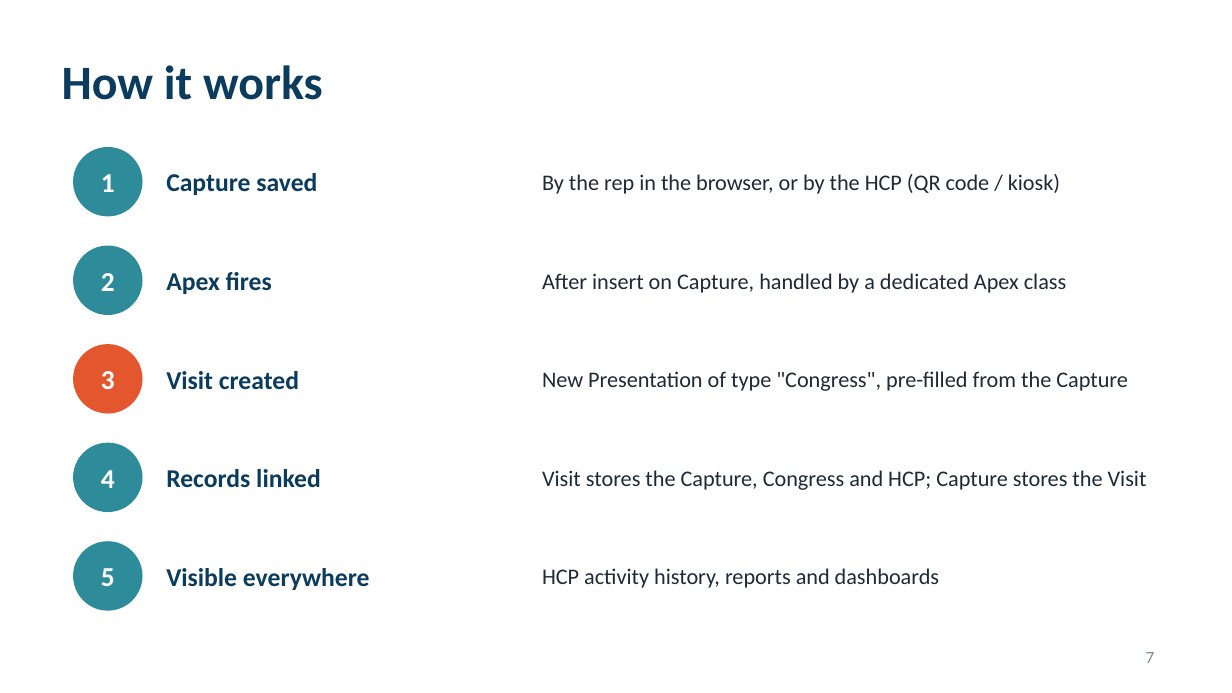
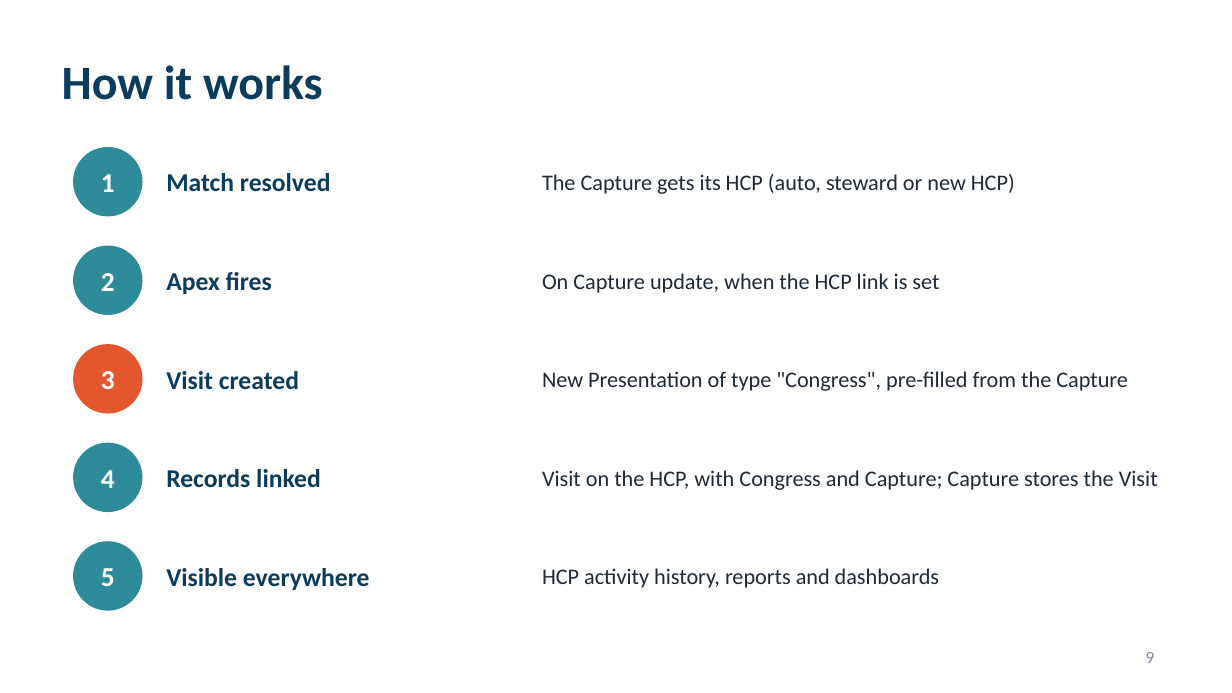
Before and after one commit to patrik8585/claude, a slide deck: slide 9 of slides/France_CBU_Congress_Solution.pptx (slide 7 before the commit). Drawn at 1232x693 pixels with LibreOffice and Linux fonts; fonts in the diff are those of the drawing. Boxes give left, top, right and bottom in pixels: in the first picture for what was removed or moved away, otherwise in the second. Text is boxed around its words. In the diff, an @@ line names an element or a change of style, - is before the commit and + after.

```diff
--- a/slides/France_CBU_Congress_Solution.pptx
+++ b/slides/France_CBU_Congress_Solution.pptx
@@ text at (x1=166, y1=173, x2=331, y2=192): text changed @@
-Capture saved
+Match resolved
@@ text at (x1=542, y1=174, x2=1015, y2=194): text changed @@
-By the rep in the browser, or by the HCP (QR code / kiosk)
+The Capture gets its HCP (auto, steward or new HCP)
@@ text at (x1=542, y1=273, x2=939, y2=293): text changed @@
-After insert on Capture, handled by a dedicated Apex class
+On Capture update, when the HCP link is set
@@ text at (x1=542, y1=470, x2=1158, y2=490): text changed @@
-Visit stores the Capture, Congress and HCP; Capture stores the Visit
+Visit on the HCP, with Congress and Capture; Capture stores the Visit
@@ page number at (x1=1146, y1=652, x2=1155, y2=663): text changed @@
-7
+9
```
Also in this commit, not shown: 7 other slides changed, 5 slides added, 4 slides removed.
